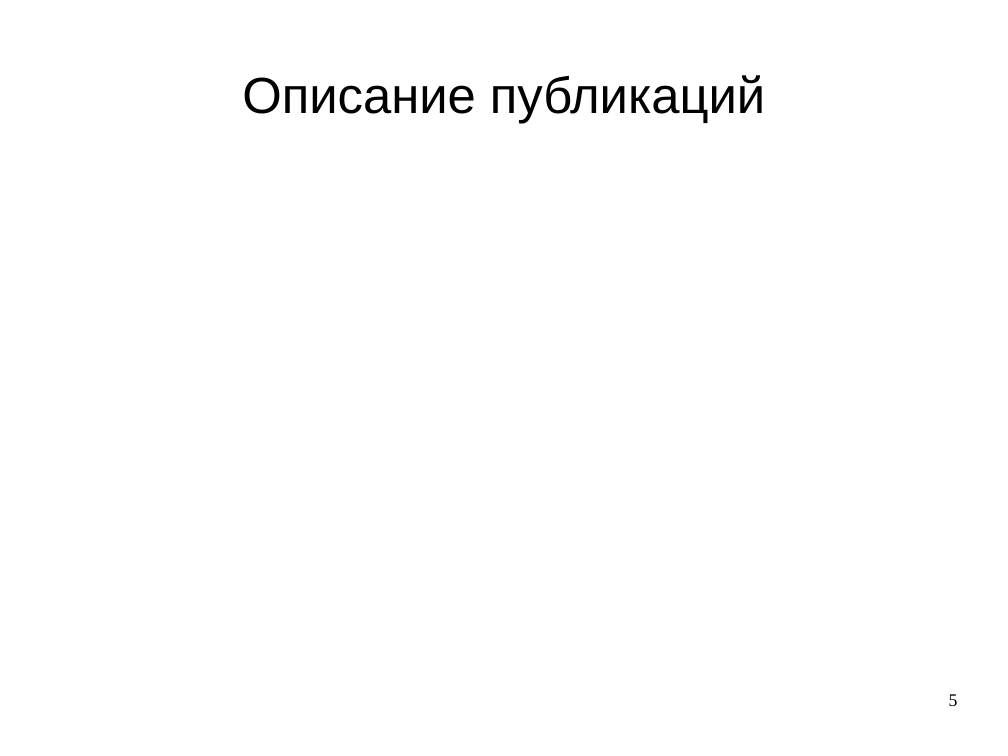
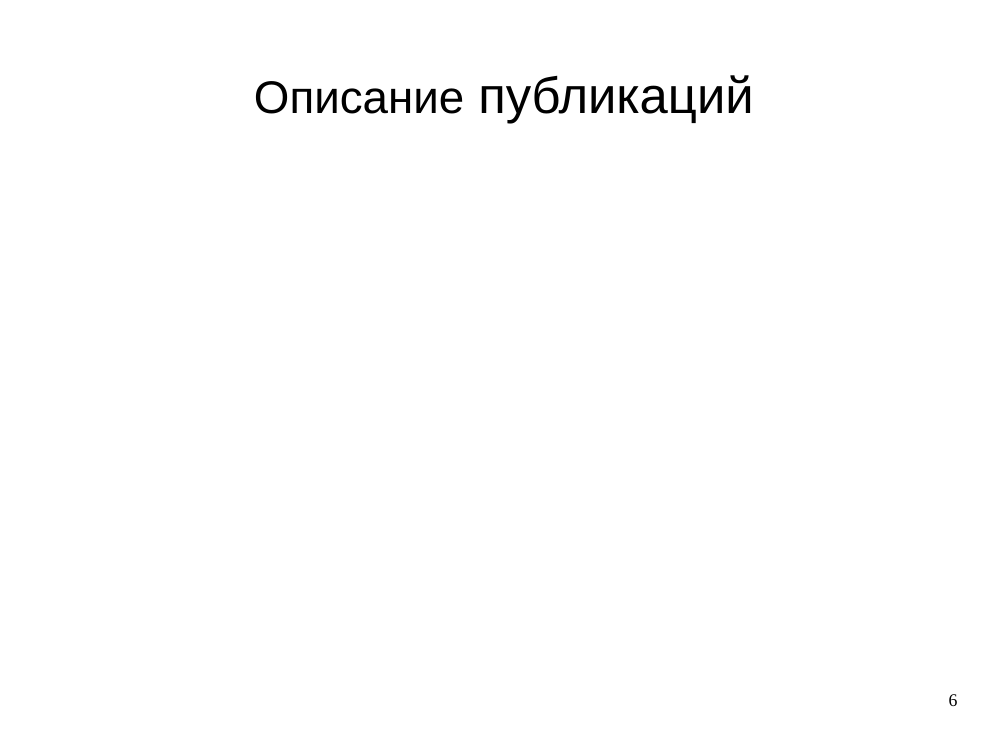
Before and after one commit to kfr2359/SemanticLinkExtraction, a slide deck: slide 6 of docs/final report.odp (slide 5 before the commit). Drawn at 1008x756 pixels with LibreOffice and Linux fonts; fonts in the diff are those of the drawing. Boxes give left, top, right and bottom in pixels: in the first picture for what was removed or moved away, otherwise in the second. Text is boxed around its words. In the diff, an @@ line names an element or a change of style, - is before the commit and + after.

```diff
--- a/docs/final report.odp
+++ b/docs/final report.odp
@@ title "Описание публикаций" at (254, 75, 753, 124): size 40 to 36 pt in "Описание" @@
@@ page number at (949, 694, 958, 706): text changed @@
-5
+6
```
Also in this commit, not shown: 3 other slides changed, 2 slides added, 3 other files.
